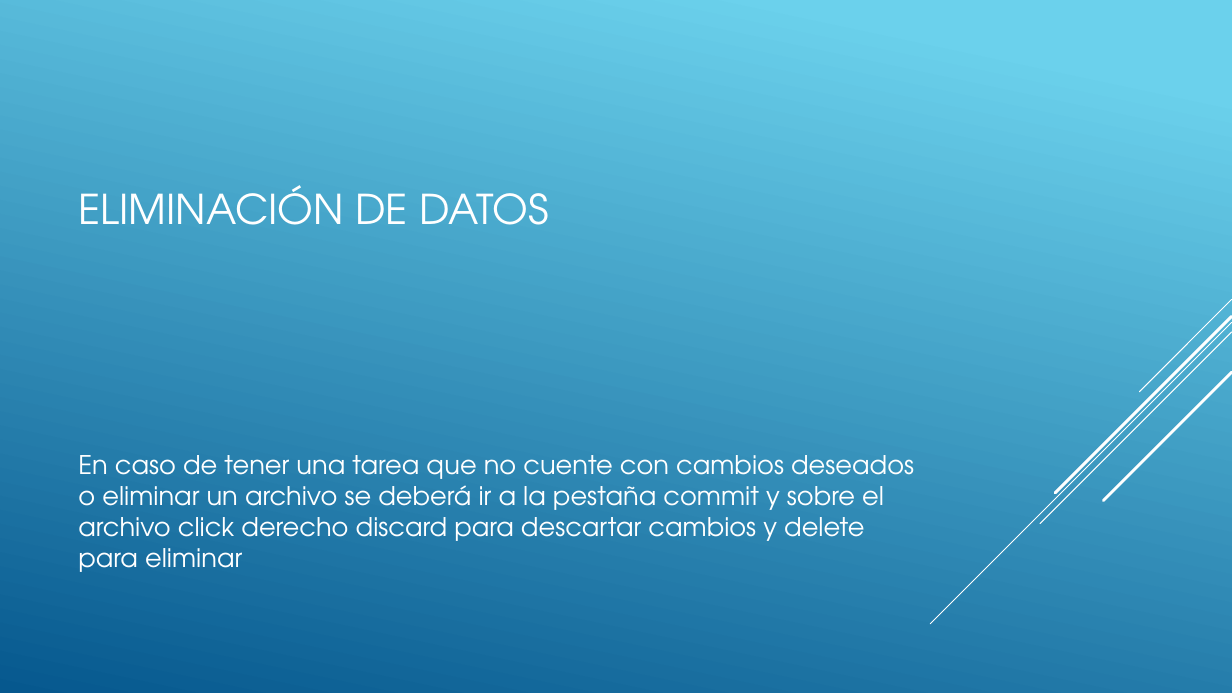
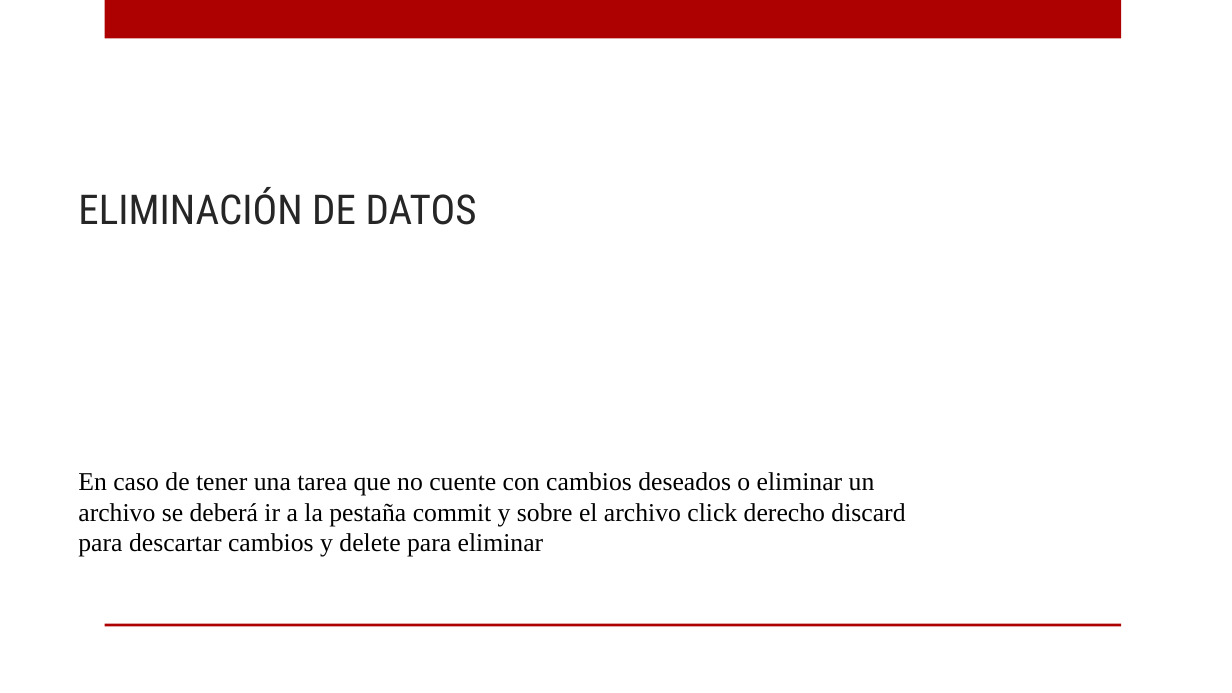
Before and after one commit to ricardo-novelasos/SOSQTP, a slide deck: slide 19 of capacitacion source tree.pptx (slide 6 before the commit). Drawn at 1232x693 pixels with LibreOffice and Linux fonts; fonts in the diff are those of the drawing; background and template pictures are left out. Boxes give left, top, right and bottom in pixels: in the first picture for what was removed or moved away, otherwise in the second. Text is boxed around its words. In the diff, an @@ line names an element or a change of style, - is before the commit and + after.

```diff
--- a/capacitacion source tree.pptx
+++ b/capacitacion source tree.pptx
@@ background gradient #6ED2EB to #06588E to picture (left out) @@
@@ rectangle added at [104, 0, 1121, 39], fill #AD0101 @@
@@ title "ELIMINACIÓN DE DATOS" at [78, 187, 477, 225]: font TeX Gyre Adventor to Roboto Condensed, text colour #FFFFFF to #262626 @@
@@ group removed at [931, 299, 1232, 624]: 5 lines @@
@@ text "En caso de tener una ..." at [78, 472, 905, 557]: font TeX Gyre Adventor to Times New Roman, text colour #FFFFFF to #000000; less space between paragraphs @@
@@ rectangle added at [104, 624, 1121, 627], fill #AD0101 @@
```
Also in this commit, not shown: 5 other slides changed, 13 slides added.
